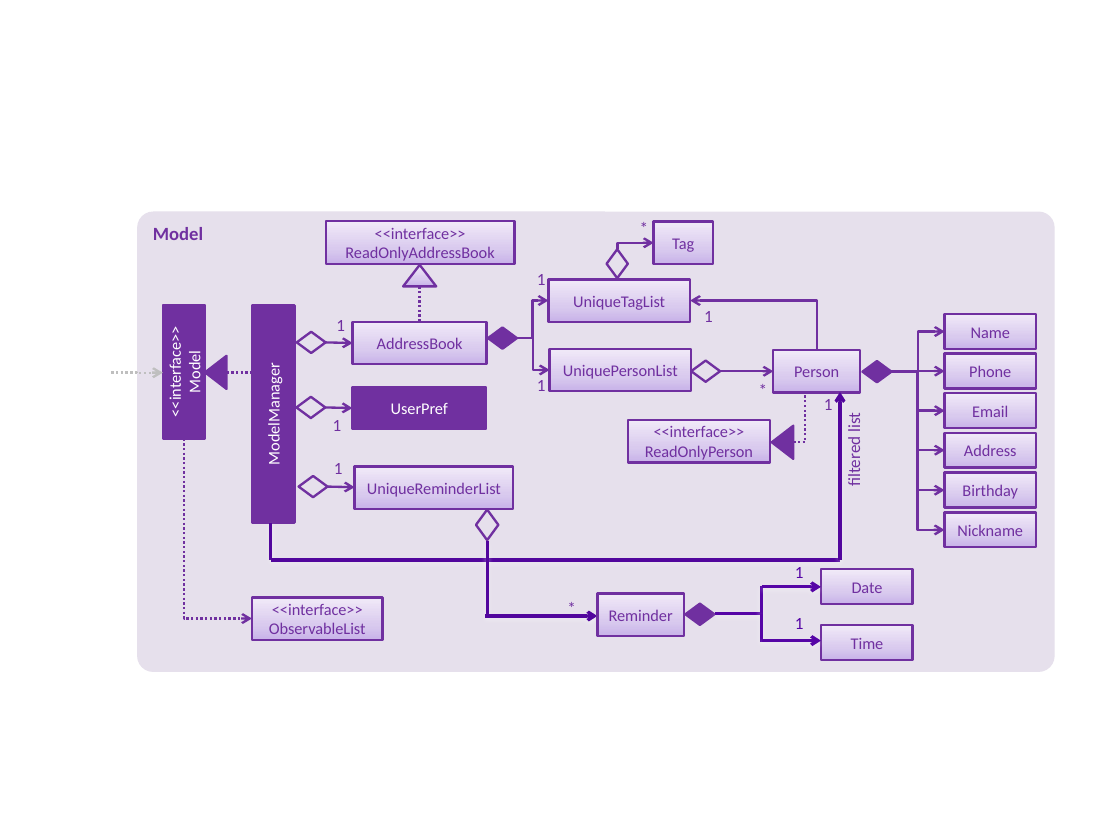
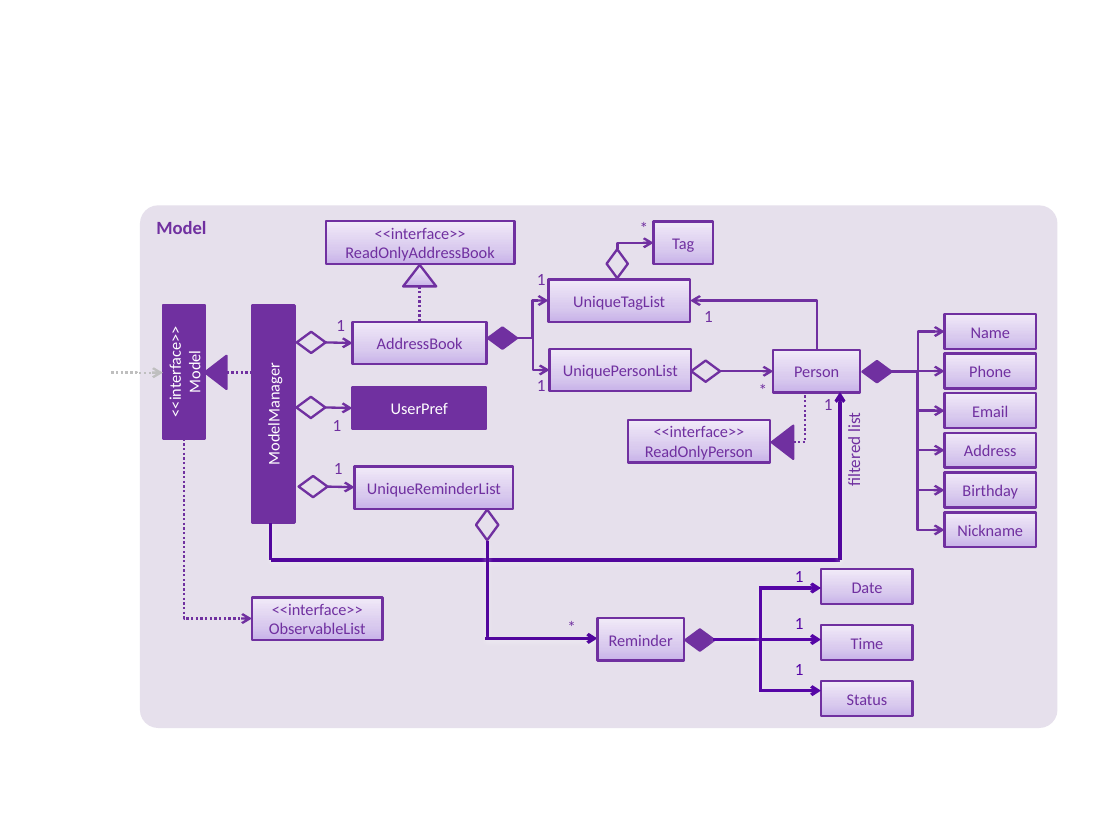
Before and after one commit to tshradheya/main, a slide deck: slide 1 of docs/diagrams/ModelComponentClassDiagram.pptx. Drawn at 1120x840 pixels with LibreOffice and Linux fonts; fonts in the diff are those of the drawing. Boxes give left, top, right and bottom in pixels: in the first picture for what was removed or moved away, otherwise in the second. Text is boxed around its words. In the diff, an @@ line names an element or a change of style, - is before the commit and + after.

```diff
--- a/docs/diagrams/ModelComponentClassDiagram.pptx
+++ b/docs/diagrams/ModelComponentClassDiagram.pptx
@@ rounded rectangle "Model": place and size @@
-rounded rectangle "Model" at (137,212,1054,672)
+rounded rectangle "Model" at (140,205,1057,728)
@@ line moved from (487, 541) - (487, 616) to (487, 541) - (487, 636) @@
@@ text "1" at (795,571,804,587): text colour #5504A6 to #5605A6 @@
@@ line moved from (762, 614) - (762, 586) to (760, 640) - (760, 588) @@
@@ text "*": place and size @@
-text "*" at (560,597,584,619)
+text "*" at (560,616,584,638)
@@ arrow moved from (485, 616) - (597, 616) to (485, 638) - (597, 638) @@
@@ 1 rectangle, 1 diamond, 1 line: place and size @@
-1 rectangle, 1 diamond, 1 line at (597,594,762,636)
+1 rectangle, 1 diamond, 1 line at (597,618,760,661)
@@ line moved from (762, 614) - (762, 642) to (760, 640) - (760, 691) @@
@@ text added at (795,664,804,675), 11 pt, text #5605A6 @@
+1
@@ rectangle added at (821,681,913,716), fill gradient #C9B5E8 to #D8CBEE to #F0EAF9, outline #7030A0 1.5 pt, 10.5 pt, text #7030A0 @@
+Status
@@ arrow added from (759, 691) to (821, 691), #5605A6 2 pt @@
```
Also in this commit, not shown: 5 other files.
